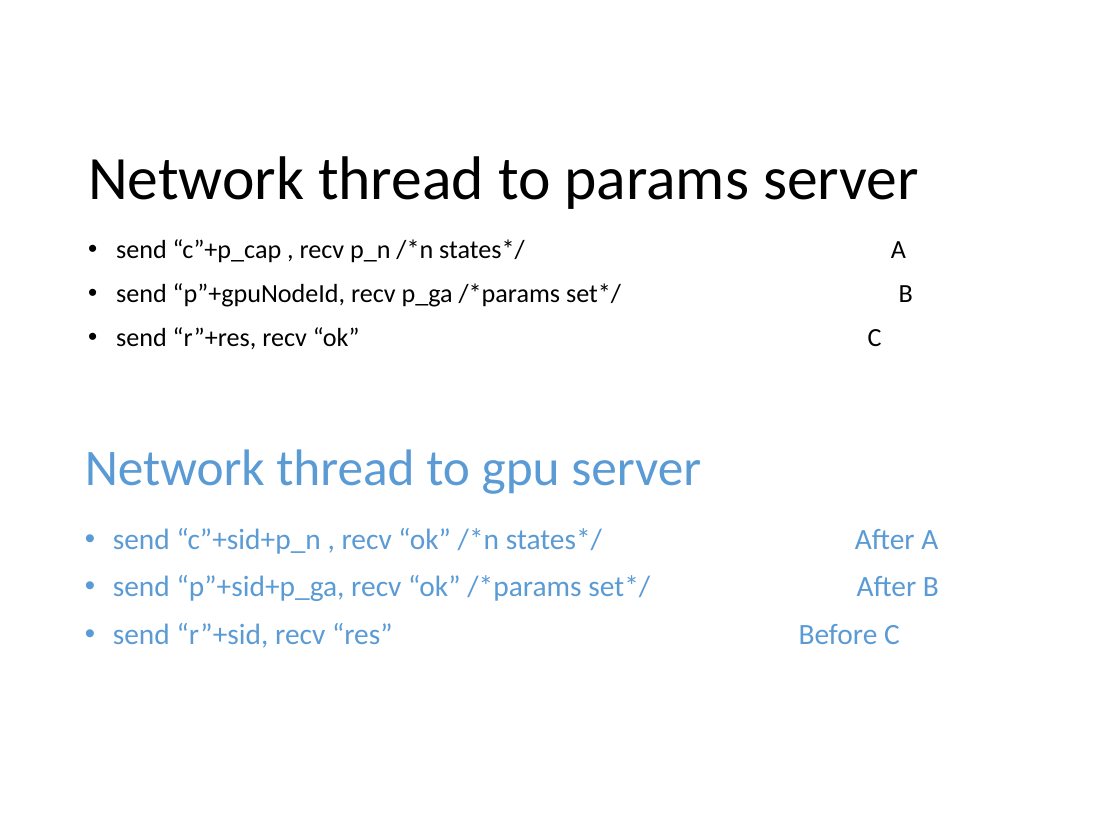
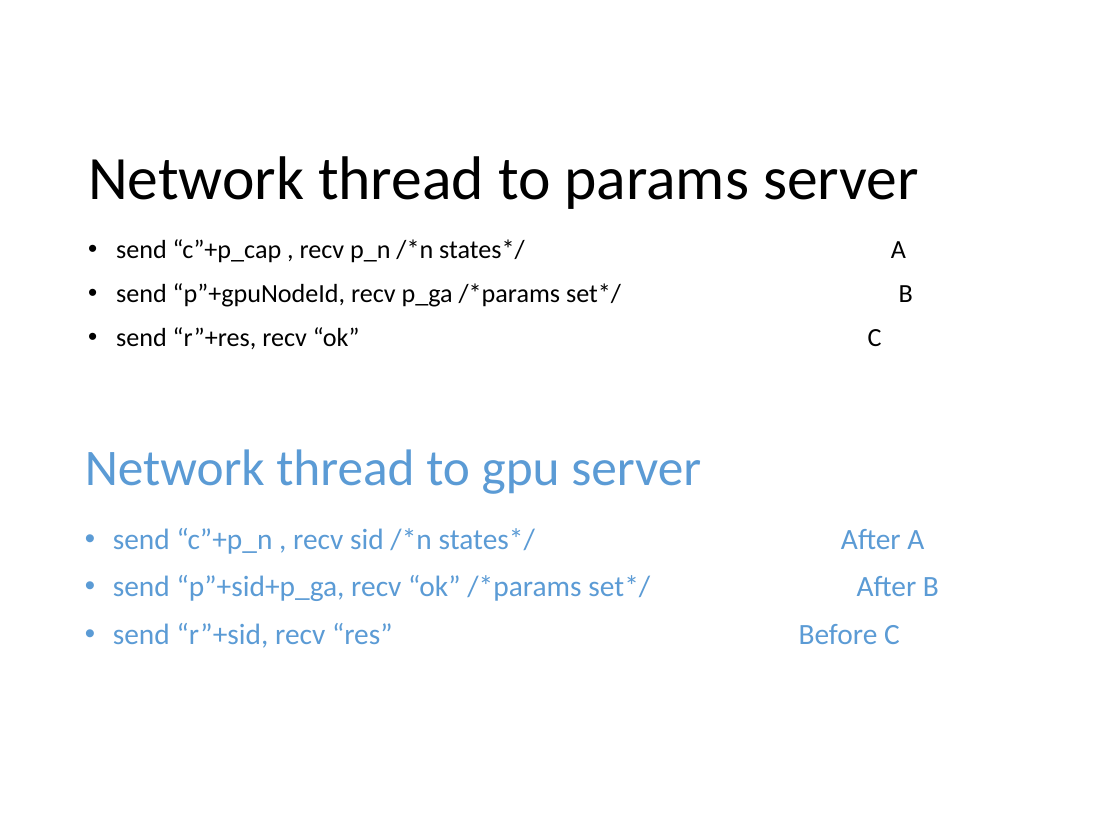
Before and after one commit to liu-kan/gSMFRETda, a slide deck: slide 2 of doc/nanomsg.pptx. Drawn at 1120x840 pixels with LibreOffice and Linux fonts; fonts in the diff are those of the drawing. Boxes give left, top, right and bottom in pixels: in the first picture for what was removed or moved away, otherwise in the second. Text is boxed around its words. In the diff, an @@ line names an element or a change of style, - is before the commit and + after.

Commit message:
networker

```diff
--- a/doc/nanomsg.pptx
+++ b/doc/nanomsg.pptx
@@ text at [113,528,924,554]: text changed @@
-• send “c”+sid+p_n , recv “ok” /*n states*/ After A
+• send “c”+p_n , recv sid /*n states*/ After A
```
Also in this commit, not shown: 6 other files.
